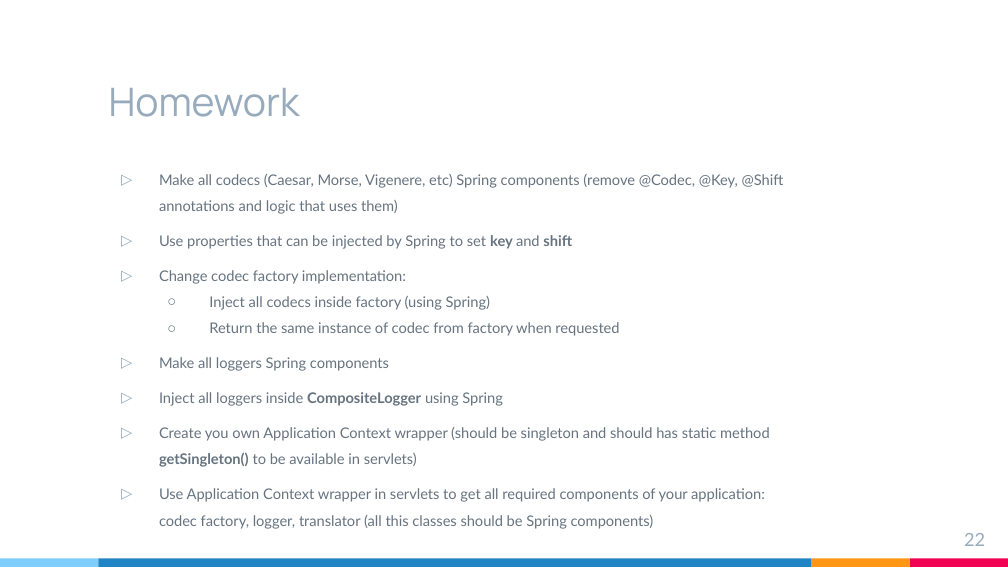
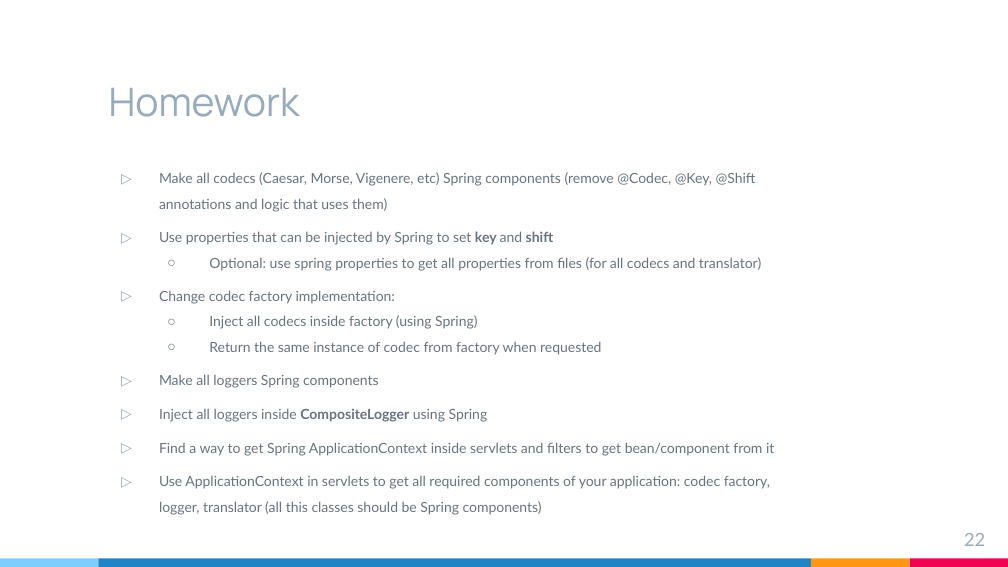
Before and after one commit to brahinets/GeekHub-J4W-9, a slide deck: slide 22 of Lectures/Lesson 16 - Spring Framework.pptx. Drawn at 1008x567 pixels with LibreOffice and Linux fonts; fonts in the diff are those of the drawing. Boxes give left, top, right and bottom in pixels: in the first picture for what was removed or moved away, otherwise in the second. Text is boxed around its words. In the diff, an @@ line names an element or a change of style, - is before the commit and + after.

Commit message:
L16 Added homework details

```diff
--- a/Lectures/Lesson 16 - Spring Framework.pptx
+++ b/Lectures/Lesson 16 - Spring Framework.pptx
@@ text at (159,172,756,422): size 10.5 to 10 pt in "Make all codecs (Caesar, Morse, Vigenere, etc) ...", "Use properties that can be injected by ...", "Change codec factory implementation:", "Inject all codecs inside factory (using Spring)" and 3 more places @@
@@ text at (209,257,761,271): paragraph added @@
+  ○ Optional: use spring properties to get all properties from files (for all codecs and translator)
@@ text at (159,442,774,515): text changed; size 10.5 to 10 pt @@
-▷ Create you own Application Context wrapper (should be singleton and should has static method getSingleton() to be available in servlets)
-▷ Use Application Context wrapper in servlets to get all required components of your application: codec factory, logger, translator (all this classes should be Spring components)
+▷ Find a way to get Spring ApplicationContext inside servlets and filters to get bean/component from it
+▷ Use ApplicationContext in servlets to get all required components of your application: codec factory, logger, translator (all this classes should be Spring components)
```
